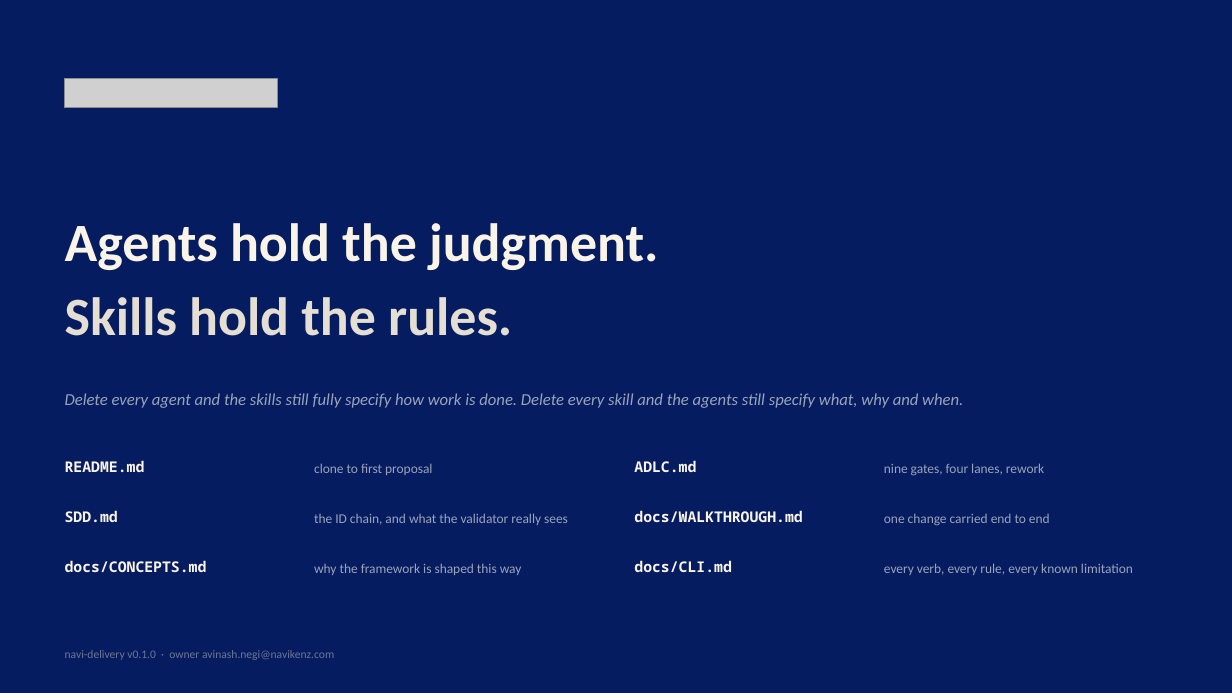
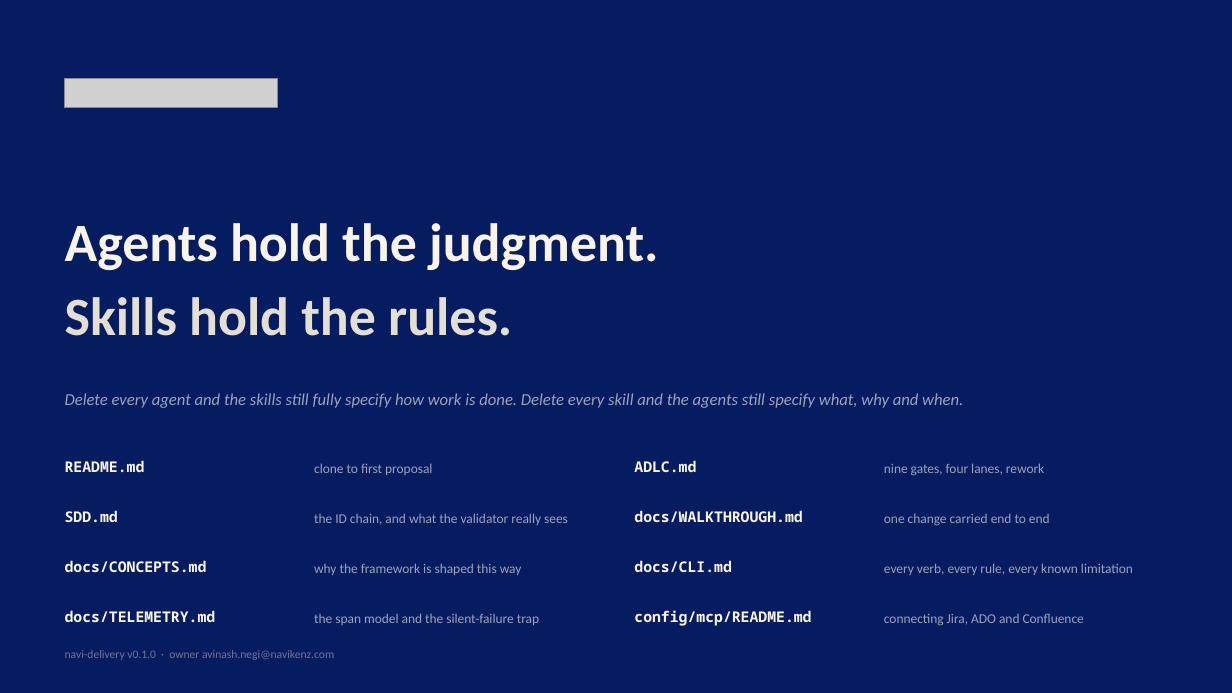
Before and after one commit to avinash-navikenz/agentic-skill-workflow, a slide deck: slide 19 of docs/navi-delivery-overview.pptx (slide 17 before the commit). Drawn at 1232x693 pixels with LibreOffice and Linux fonts; fonts in the diff are those of the drawing; grey boxes stand for pictures. Boxes give left, top, right and bottom in pixels: in the first picture for what was removed or moved away, otherwise in the second. Text is boxed around its words. In the diff, an @@ line names an element or a change of style, - is before the commit and + after.

```diff
--- a/docs/navi-delivery-overview.pptx
+++ b/docs/navi-delivery-overview.pptx
@@ text added at <box>65,610,216,622</box>, 11.5 pt, text #FAF3E7, bold @@
+docs/TELEMETRY.md
@@ text added at <box>314,613,539,625</box>, 10.5 pt, text #9BA2BA @@
+the span model and the silent-failure trap
@@ text added at <box>634,610,811,626</box>, 11.5 pt, text #FAF3E7, bold @@
+config/mcp/README.md
@@ text added at <box>884,614,1084,626</box>, 10.5 pt, text #9BA2BA @@
+connecting Jira, ADO and Confluence
```
Also in this commit, not shown: 16 other slides changed, 2 slides added, 4 other files.
